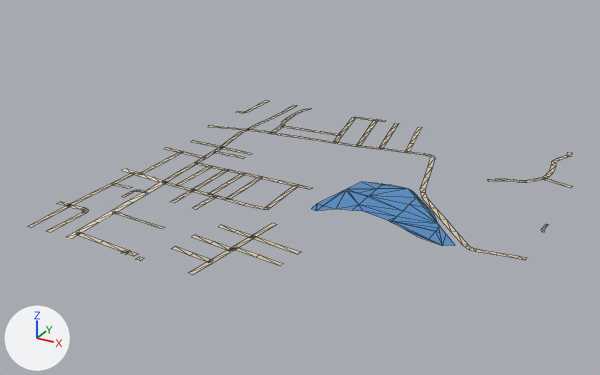
What one commit did to the glTF model public/assets/bengaluru-region-v1/tiles/t4_-33-l0.glb.
Rendered twice from a camera (50 mm lens) standing at (2654.0, -17060.0, 396.0) and looking at (2218.0, -16268.0, 0.0). Every picture has the same lights, and +X, +Y and +Z are marked at lower left. The picture after the commit comes second. Mesh edges are drawn as thin lines.

In view in the first picture: 'ground', 'water'.
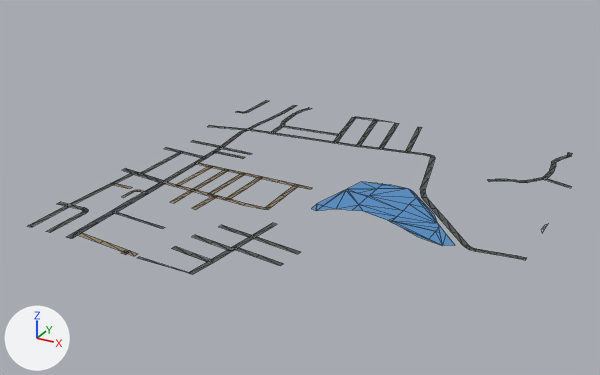
The edits, one by one:
me_ground is used by ob_ground; location (2000.0, -16500.0, 0.0).
me_ground had 470 vertices, 380 faces and spanned x -1.0..501.0, y -3.0..503.0, z 1.0.
me_ground now has 478 vertices, 388 faces and spans x 0.0..500.0, y 0.0..500.0, z 1.0.
Part 1, on me_ground:
4 vertices are removed from x 499.0..501.0, y 270.0..389.0, z 1.0.
10 faces are deleted.
3 vertices move from x 499.0..501.0, y 252.0..273.0, z 1.0 to x 500.0, y 248.0..276.0, z 1.0.
8 vertices are added at x 490.0..500.0, y 180.0..392.0, z 1.0.
14 new faces join them.
Part 2, on me_ground:
19 vertices are removed from x 13.0..276.0, y -3.0..503.0, z 1.0.
36 faces are deleted.
16 vertices move from x -1.0..283.0, y 157.0..499.0, z 1.0 to x 0.0..282.0, y 157.0..500.0, z 1.0.
23 vertices are added at x 13.0..274.0, y 0.0..500.0, z 1.0.
40 new faces join them.
me_ground part 3: 334 kept faces spanning x 0.0..500.0, y 0.0..500.0, z 1.0 get new vertex colours; the middle colour goes from beige #d7c9ae to dark grey #535556.

Location of each change, (x1, y1, x2, y2) in pixels of the pictures (600 x 375 px; the box of a moved part takes in the faces that stretch with it):
'ground', reshaped: before (28, 101, 572, 275); after (28, 100, 572, 274)
part 1 of me_ground, moved or reshaped: (517, 152, 572, 260) in both
part 2 of me_ground, moved or reshaped: before (28, 101, 422, 261); after (28, 100, 422, 273)
part 3 of me_ground, recoloured: (67, 101, 570, 274) in both
